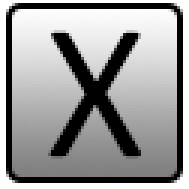
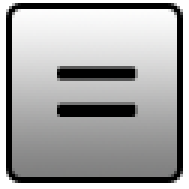
Revision of a layered w=189, h=189 image; what changed, layer by layer:
painted on "A" (1st of 2) over [48, 30, 141, 159]
painted on "Rounded Rectangle 1" over [48, 30, 141, 159]
